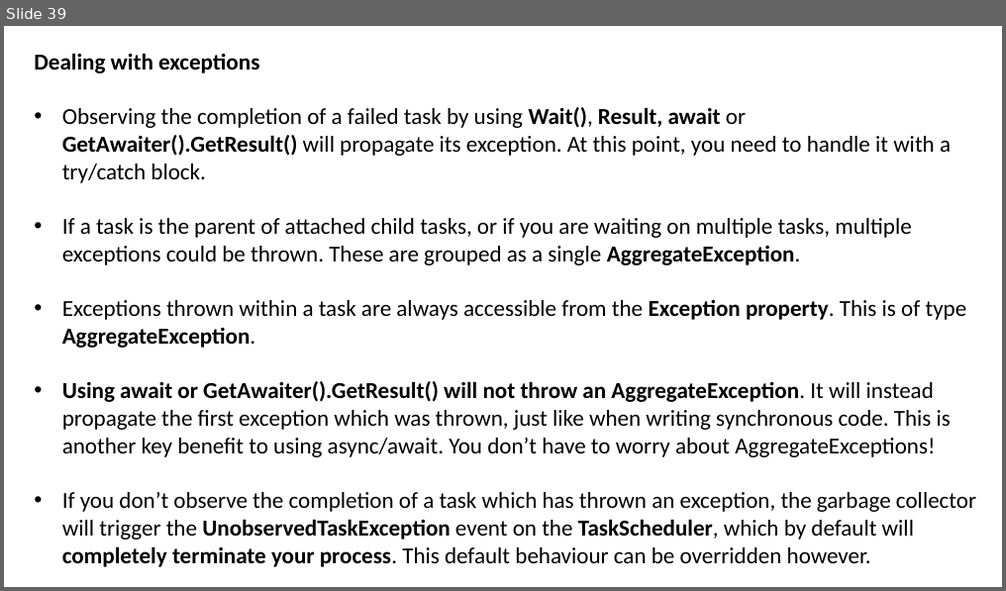
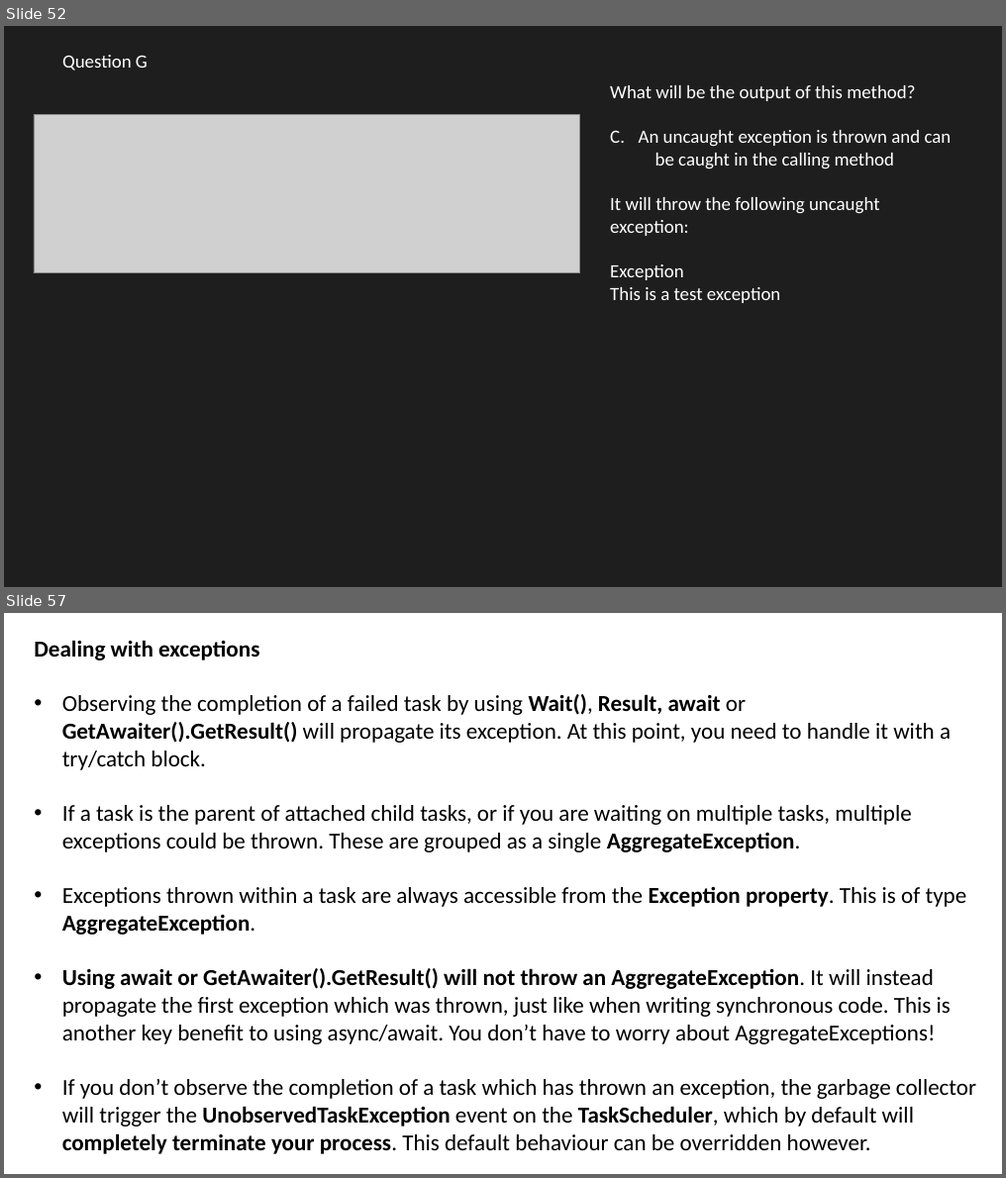
Before and after one commit to JoshKain/AsyncAwaitQuiz, a slide deck: Async and await presentation.pptx. Shown one above the other, each under a label of ours: slide 39 before the commit, slides 52 and 57 after it; the slides between them are not shown. The pictures are 1006x591 and 1006x1178 pixels, drawn with LibreOffice and Linux fonts; fonts in the diff are those of the drawing; grey boxes stand for pictures. Boxes give left, top, right and bottom in pixels: in the first picture for what was removed or moved away, otherwise in the second. Text is boxed around its words. In the diff, an @@ line names an element or a change of style, - is before the commit and + after.

```diff
--- a/Async and await presentation.pptx
+++ b/Async and await presentation.pptx
@@ slide 52 added at [4, 26, 1002, 587], background #1E1E1E @@
@@ text added at [62, 55, 148, 71], 18 pt, text #FFFFFF @@
+Question G
@@ picture added at [34, 114, 580, 274] @@
@@ text added at [610, 85, 951, 303], 18 pt, text #FFFFFF @@
+What will be the output of this method?
+C. An uncaught exception is thrown and can be caught in the calling method
+It will throw the following uncaught exception:
+Exception
+This is a test exception
@@ what was slide 39 is now slide 57 @@
```
Also in this commit, not shown: 17 other slides added, 1 other file.
